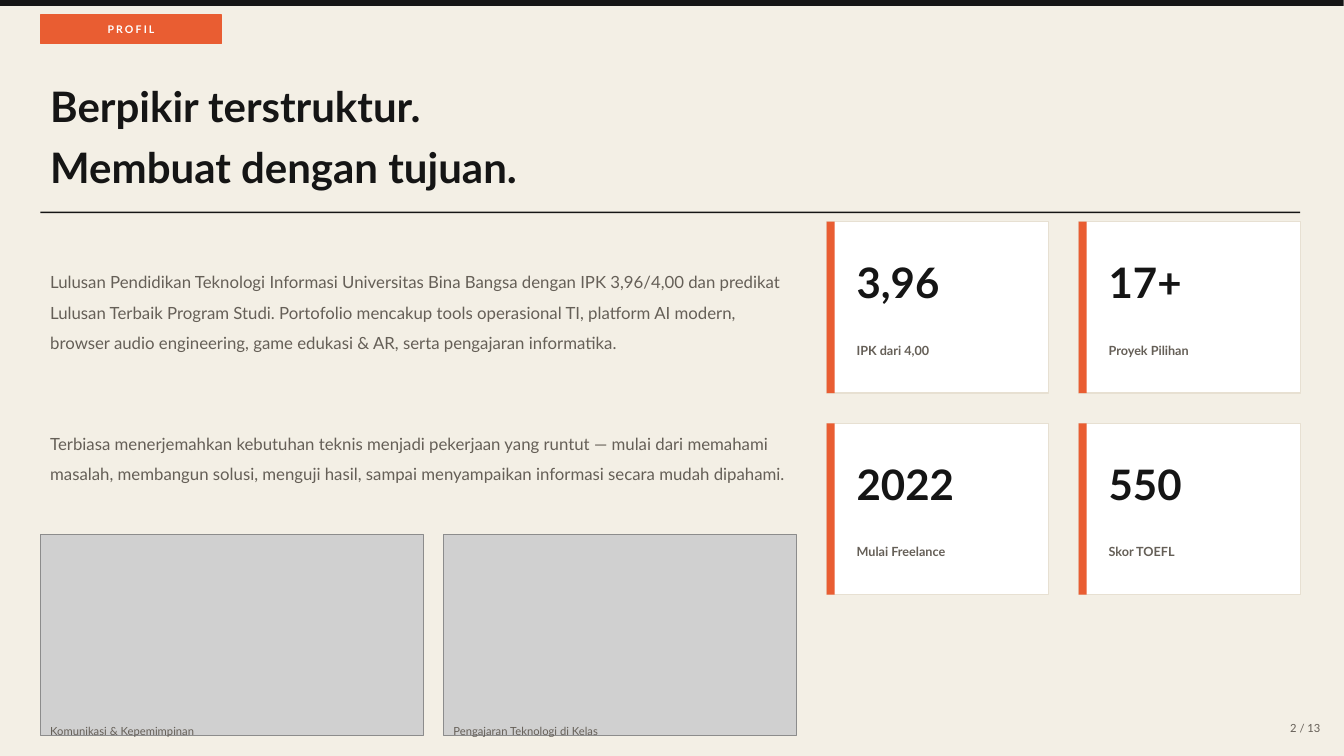
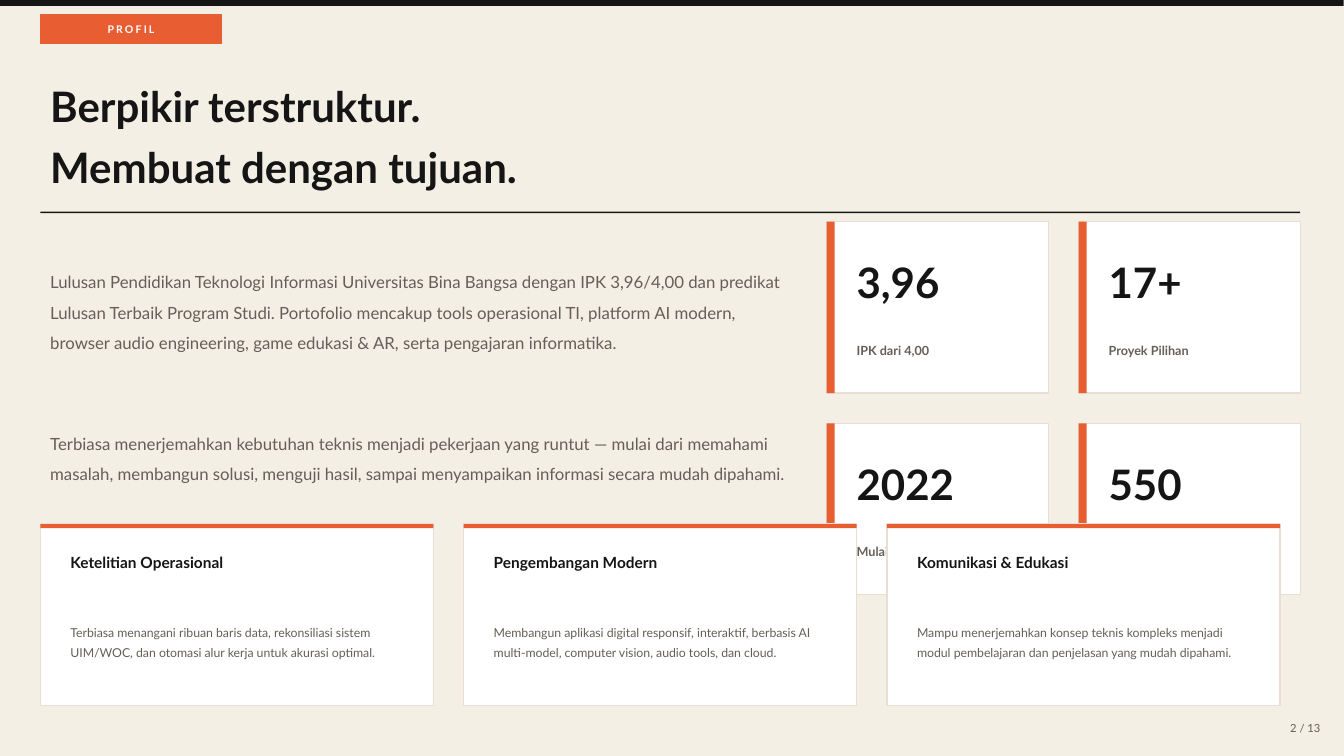
Before and after one commit to ReihanMutaqin/reihan, a slide deck: slide 2 of public/downloads/Portofolio-Reihan-Mutaqin.pptx. Drawn at 1344x756 pixels with LibreOffice and Linux fonts; fonts in the diff are those of the drawing; grey boxes stand for pictures. Boxes give left, top, right and bottom in pixels: in the first picture for what was removed or moved away, otherwise in the second. Text is boxed around its words. In the diff, an @@ line names an element or a change of style, - is before the commit and + after.

Commit message:
refactor: hapus foto dokumentasi mengajar dan berbicara dari profil web, PDF, dan PPT

```diff
--- a/public/downloads/Portofolio-Reihan-Mutaqin.pptx
+++ b/public/downloads/Portofolio-Reihan-Mutaqin.pptx
@@ picture removed at bbox=[40, 534, 423, 736] @@
@@ rectangle added at bbox=[40, 524, 434, 706], fill #FFFFFF, outline #E7E0D2 1 pt @@
@@ rectangle added at bbox=[40, 524, 434, 528], fill #E95D32 @@
@@ picture removed at bbox=[444, 534, 797, 736] @@
@@ rectangle added at bbox=[464, 524, 857, 706], fill #FFFFFF, outline #E7E0D2 1 pt @@
@@ rectangle added at bbox=[464, 524, 857, 528], fill #E95D32 @@
@@ rectangle added at bbox=[887, 524, 1280, 706], fill #FFFFFF, outline #E7E0D2 1 pt @@
@@ rectangle added at bbox=[887, 524, 1280, 528], fill #E95D32 @@
@@ text added at bbox=[70, 556, 223, 571], 11 pt, text #151515, bold @@
+Ketelitian Operasional
@@ text added at bbox=[494, 556, 658, 571], 11 pt, text #151515, bold @@
+Pengembangan Modern
@@ text added at bbox=[917, 556, 1069, 568], 11 pt, text #151515, bold @@
+Komunikasi & Edukasi
@@ text removed at bbox=[1109, 546, 1174, 556] @@
-Skor TOEFL
@@ text added at bbox=[70, 628, 375, 659], 8.8 pt, text #655F57 @@
+Terbiasa menangani ribuan baris data, rekonsiliasi sistem UIM/WOC, dan otomasi alur kerja untuk akurasi optimal.
@@ text added at bbox=[494, 628, 811, 659], 8.8 pt, text #655F57 @@
+Membangun aplikasi digital responsif, interaktif, berbasis AI multi-model, computer vision, audio tools, dan cloud.
@@ text added at bbox=[917, 628, 1232, 659], 8.8 pt, text #655F57 @@
+Mampu menerjemahkan konsep teknis kompleks menjadi modul pembelajaran dan penjelasan yang mudah dipahami.
@@ text removed at bbox=[50, 727, 194, 737] @@
-Komunikasi & Kepemimpinan
@@ text removed at bbox=[453, 727, 598, 737] @@
-Pengajaran Teknologi di Kelas
```
Also in this commit, not shown: 4 other files.
